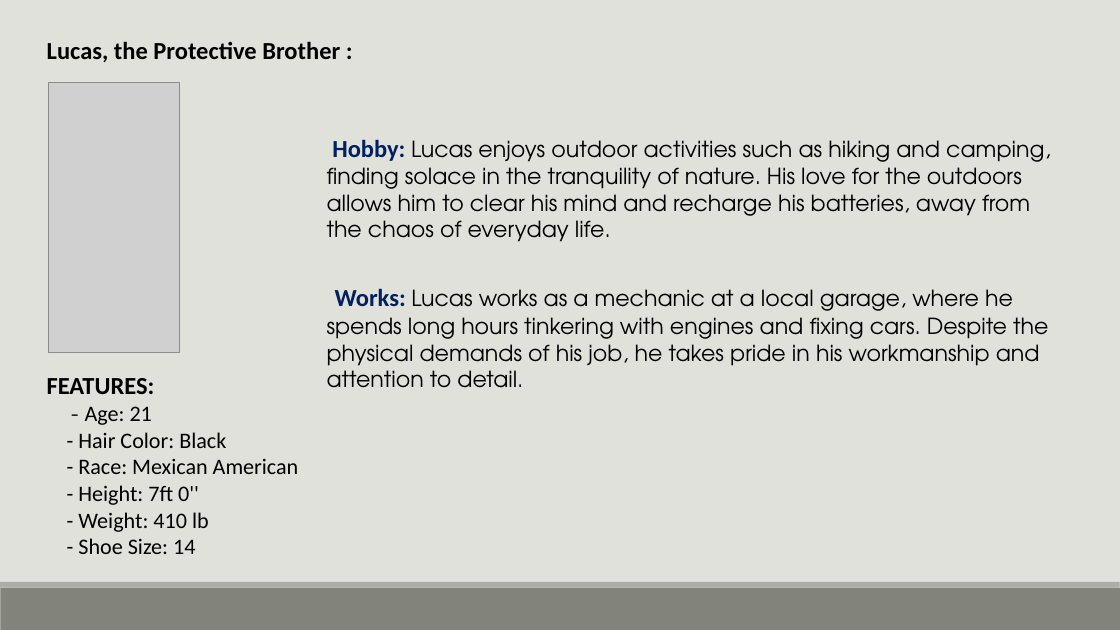
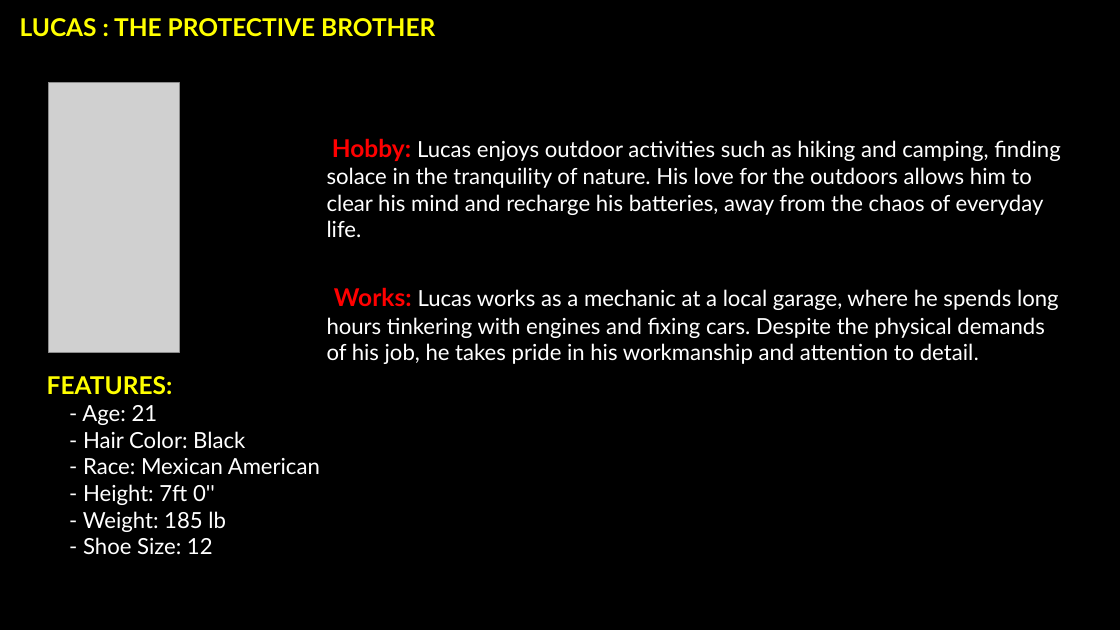
Before and after one commit to 19Naveen/Detective_Coding, a slide deck: slide 2 of Description.pptx (slide 8 before the commit). Drawn at 1120x630 pixels with LibreOffice and Linux fonts; fonts in the diff are those of the drawing; grey boxes stand for pictures; background and template pictures are left out. Boxes give left, top, right and bottom in pixels: in the first picture for what was removed or moved away, otherwise in the second. Text is boxed around its words. In the diff, an @@ line names an element or a change of style, - is before the commit and + after.

Commit message:
Changed the font style and color

```diff
--- a/Description.pptx
+++ b/Description.pptx
@@ background #E1E1DB to picture (left out) @@
@@ text at [20, 18, 435, 37]: text changed; font Calibri to Lato; text colour #000000 to #FFFF00 @@
-Lucas, the Protective Brother :
+LUCAS : THE PROTECTIVE BROTHER
@@ text "Hobby: Lucas enjoys outdoor activities ..." at [327, 138, 1060, 364]: font Calibri to Lato, text colour #002060 to #FF0000 in "Hobby:", "Works:"; font TeX Gyre Adventor to Lato, text colour #000000 to #FFFFFF @@
@@ text at [47, 376, 320, 505]: font Calibri to Lato in "FEATURES:", "Age: 21", "- Hair Color: Black", "- Race: Mexican American" and 1 more places; text colour #000000 to #FFFF00 in "FEATURES:"; font TeX Gyre Adventor to Lato in "-"; text colour #000000 to #FFFFFF in "- Age: 21", "- Hair Color: Black", "- Race: Mexican American", "- Height: 7ft 0''" @@
@@ text at [83, 511, 226, 554]: text changed; font Calibri to Lato; text colour #000000 to #FFFFFF @@
-- Weight: 410 lb
-- Shoe Size: 14
+- Weight: 185 lb
+- Shoe Size: 12
@@ rectangle removed at [0, 588, 1120, 630] @@
@@ rectangle removed at [0, 582, 1120, 588] @@
```
Also in this commit, not shown: 10 other slides changed.
